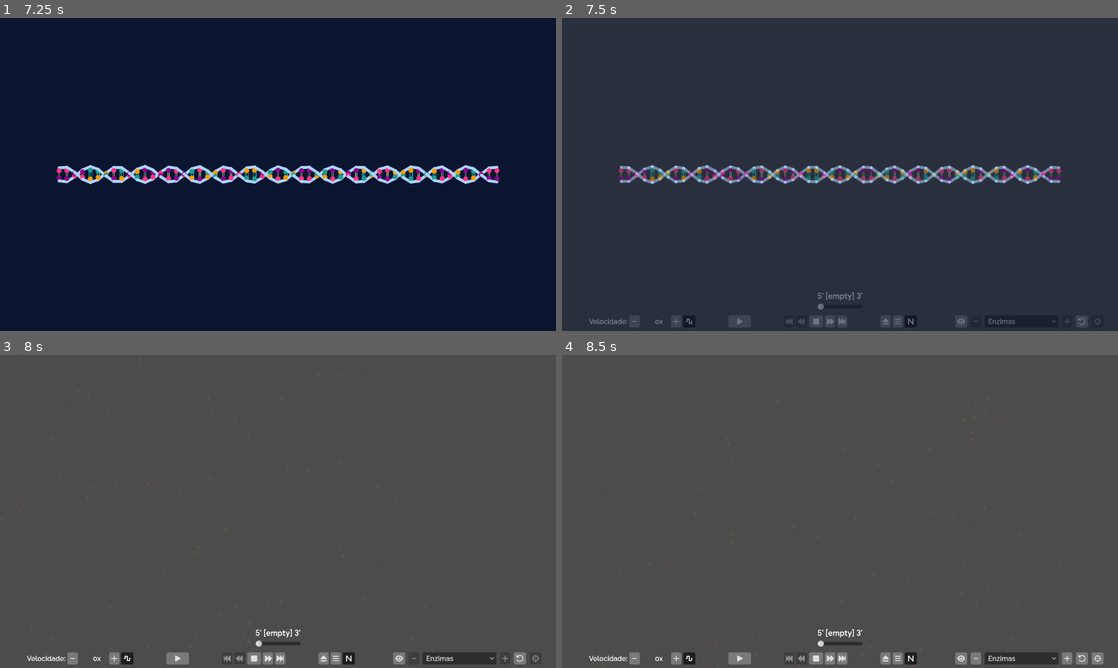
Above: before the commit, frames 1-4 (two rows, left to right).
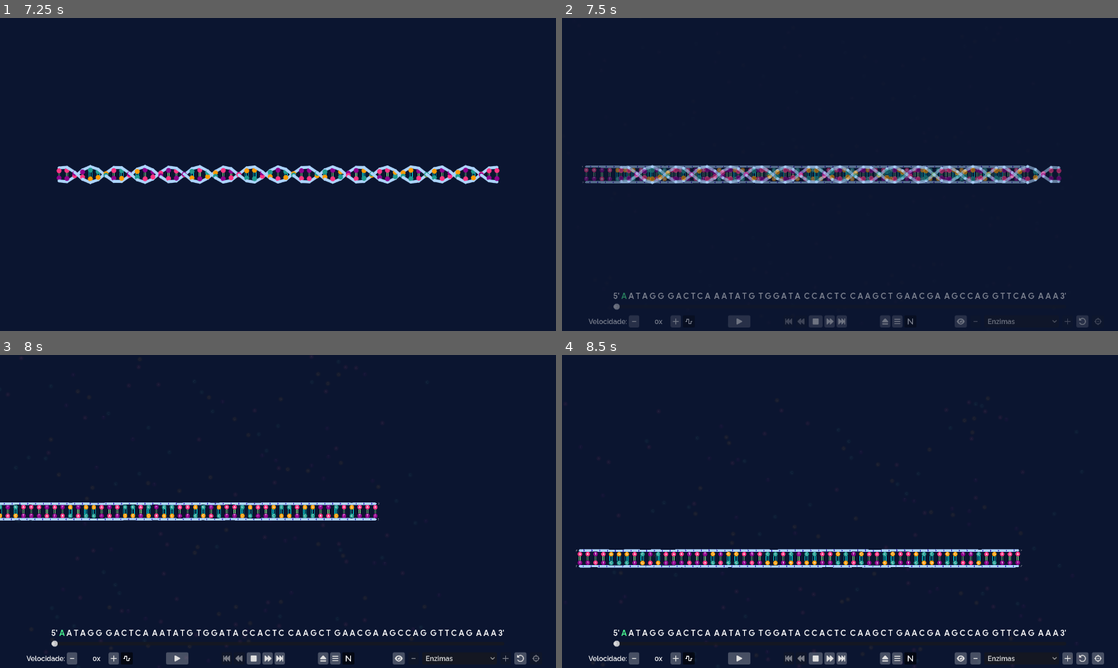
Above: after the commit, the same moments.

Repository: ideatomik/mol-sim
Game: Godot game, scene res://scenes/simulation.tscn
Same seed, same stepped clock (60 frames per second), same inputs: the game is played once before the commit and once after it.
Inputs (mouse positions are in pixels of both pictures, inside the frame that each line leads up to):
- Up to frame 1 (7.25 s): click "Procariótico (circular)" at 0.5 s; click (355, 149) at 1.25 s; click "Eucariótico (linear)" at 2 s; click (355, 168) at 2.75 s; click (355, 183) at 3.5 s; click (355, 218) at 4.25 s; click (355, 233) at 5 s; click "CONTINUAR" at 5.75 s; click "CARREGAR" at 6.5 s
- Up to frame 2 (7.5 s): tap Enter at 7.25 s; move the mouse to (962, 158) at 7.27 s; hold Right (ui_right) from 7.28 s (still down); tap P at 7.35 s; click (962, 158) at 7.42 s
- Up to frame 3 (8 s): keep holding Right (ui_right)
- Up to frame 4 (8.5 s): release Right (ui_right) at 8 s; drag from (728, 527) to (812, 574) at 8.02 s

Frame 1 is identical in both runs. In frame 2, 96% of the frame differs, in the area x 0-100%, y 0-100%; in frame 3, 100%; in frame 4, 100%.
Error before the commit: Attempt to call function 'new' in base 'null instance' on a null instance. (res://scripts/simulation.gd:553)

Commit message:
Fix simulation.gd load() paths for scripts/replication/ move
Remaining reorg piece for this file, applied after its unrelated
pre-existing content landed separately.

Co-Authored-By: Claude Sonnet 5 <noreply@anthropic.com>

Diff:
--- a/scripts/simulation.gd
+++ b/scripts/simulation.gd
@@ -549,7 +549,7 @@
 	# 4b. Create or re-initialize helicase manager
 	if helicase_mgr != null:
 		helicase_mgr.queue_free()
-	var HelicastScript = load("res://scripts/helicase.gd")
+	var HelicastScript = load("res://scripts/replication/helicase.gd")
 	helicase_mgr = HelicastScript.new()
 	add_child(helicase_mgr)
 	helicase_mgr.initialize(num_nucleotide_slots, settling_duration)
@@ -558,7 +558,7 @@
 
 	# 4c. Create replication manager once; reset it for each new sequence
 	if replication_mgr == null:
-		var RepScript = load("res://scripts/replication_manager.gd")
+		var RepScript = load("res://scripts/replication/replication_manager.gd")
 		replication_mgr = RepScript.new()
 		add_child(replication_mgr)
 		replication_mgr.initialize(self)
